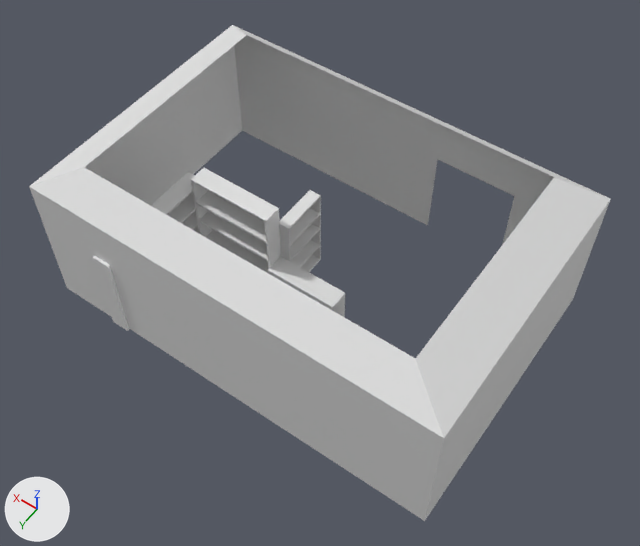
Two versions of the FBX model Assets/Art/Models/Dun/PlantShop.fbx, one commit apart.
Both versions are drawn from a 50 mm camera at (-63.6, 79.2, 142.8) aimed at (-2.5, -6.2, 8.5). The axes (+X, +Y, +Z) are drawn at lower left. The lights are the same throughout. Where no turn or scale is listed for an object, it has been applied to the vertices.
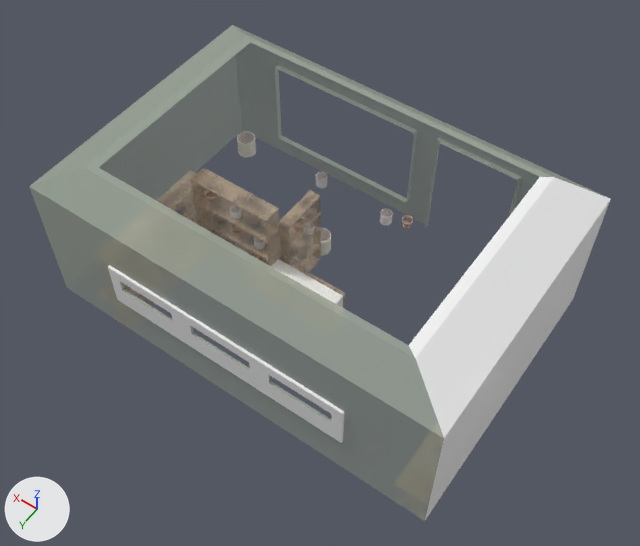
Pixel boxes [x1, y1, x2, y2] of what changed, in the pictures (640 x 546 px):
part 1 of me_cube_010, built on
    before: [93, 35, 442, 331]
    after: [29, 35, 611, 504]
part 2 of me_cube_010, recoloured
    both: [29, 25, 610, 521]

What changed in the scene script:
```text
Add img_plantshop_png:
    img_plantshop_png = load_image('PlantShop.png', '../../Textures/Dun/PlantShop.png', 2048, 2048, 'Non-Color')
Add mat_plantshop:
    mat_plantshop = bpy.data.materials.new('PlantShop')
    # uses the picture img_plantshop_png
Change me_cube_010:
    used by ob_cube_001; location = (0.0, 0.0, 0.0)
    remove me_cube_010.from_pydata(...)  # 381 vertices, 260 faces; spans x -43.0..43.8, y -39.0..19.8, z -5.3..31.2
    add me_cube_010.from_pydata(...)  # 5019 vertices, 4454 faces; spans x -43.0..43.8, y -39.1..19.8, z -7.1..31.2
    me_cube_010 part 1: 12 vertices moved within x 30.2, y -7.1..19.2, z 0.2..10.7; 75 vertices removed from x 9.1..30.2, y -39.0..19.8, z -4.7..15.9; 4697 vertices added at x -43.0..43.8, y -39.1..19.8, z -7.1..31.2
    me_cube_010 part 2: 172 faces spanning x -43.0..43.8, y -39.0..19.3, z -5.3..31.2 switch from mat_memorytrinketstall (white #e7e7e7) to mat_plantshop
```
